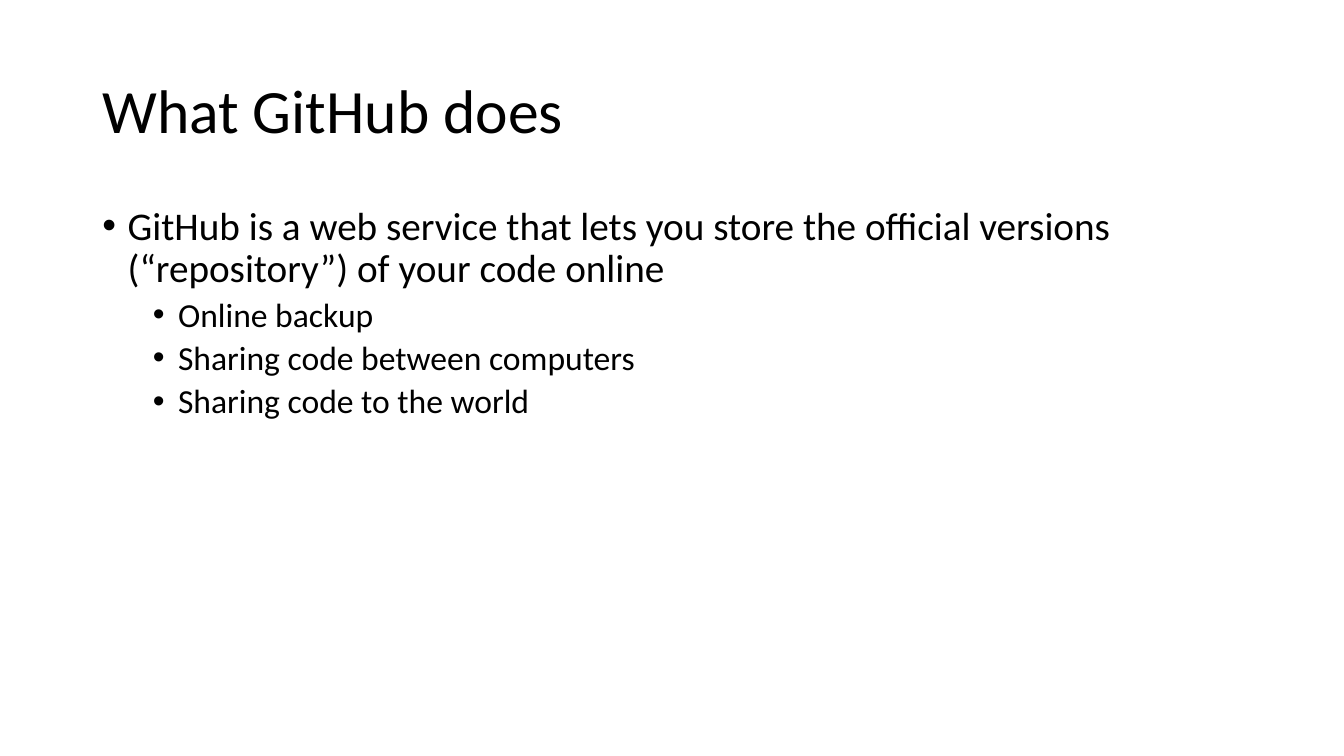
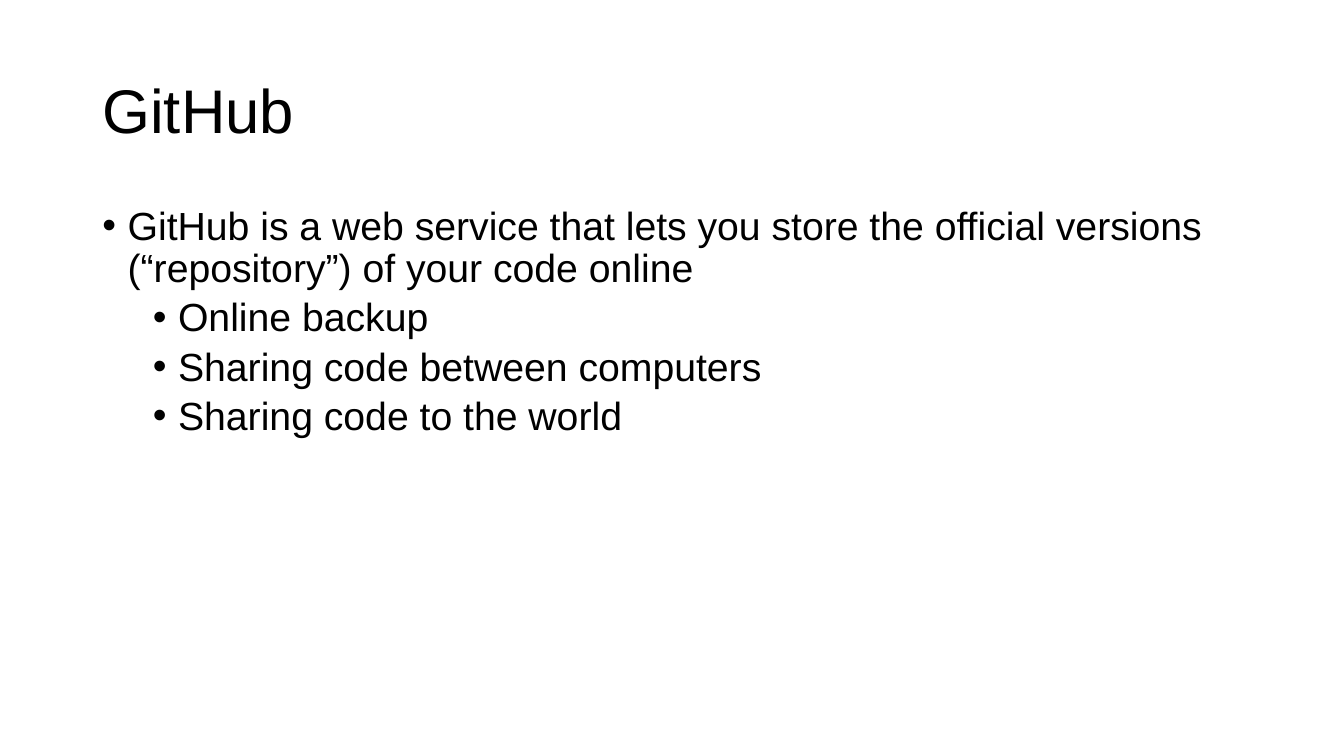
Before and after one commit to vibhaannaswamy/INP_Git_Intro_forked, a slide deck: slide 13 of slides/GitHubIntro_2021.pptx (slide 14 before the commit). Drawn at 1344x756 pixels with LibreOffice and Linux fonts; fonts in the diff are those of the drawing. Boxes give left, top, right and bottom in pixels: in the first picture for what was removed or moved away, otherwise in the second. Text is boxed around its words. In the diff, an @@ line names an element or a change of style, - is before the commit and + after.

```diff
--- a/slides/GitHubIntro_2021.pptx
+++ b/slides/GitHubIntro_2021.pptx
@@ title at (102,88,294,134): text changed; font Calibri to Arial @@
-What GitHub does
+GitHub
@@ text "GitHub is a web service ..." at (128,211,1202,438): font Calibri to Arial; size 24 to 28 pt in "Online backup", "Sharing code between computers", "Sharing code to the world" @@
```
Also in this commit, not shown: 20 other slides changed, 1 slide removed, 4 other files.
